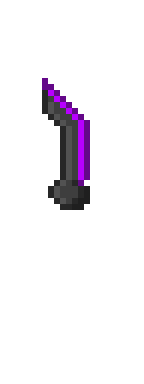
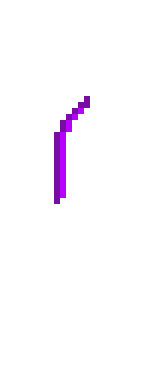
Layered file, before and after one edit (144x384). Changes by layer:
hid group "blade1 copy" (2 layers) over [42, 78, 90, 210]
painted on "blade1e" over [42, 78, 90, 186]
hid "blade1m" over [42, 78, 90, 210]
showed group "blade2 copy" (2 layers) over [54, 96, 90, 210]
painted on "blade2e" over [54, 96, 90, 204]
